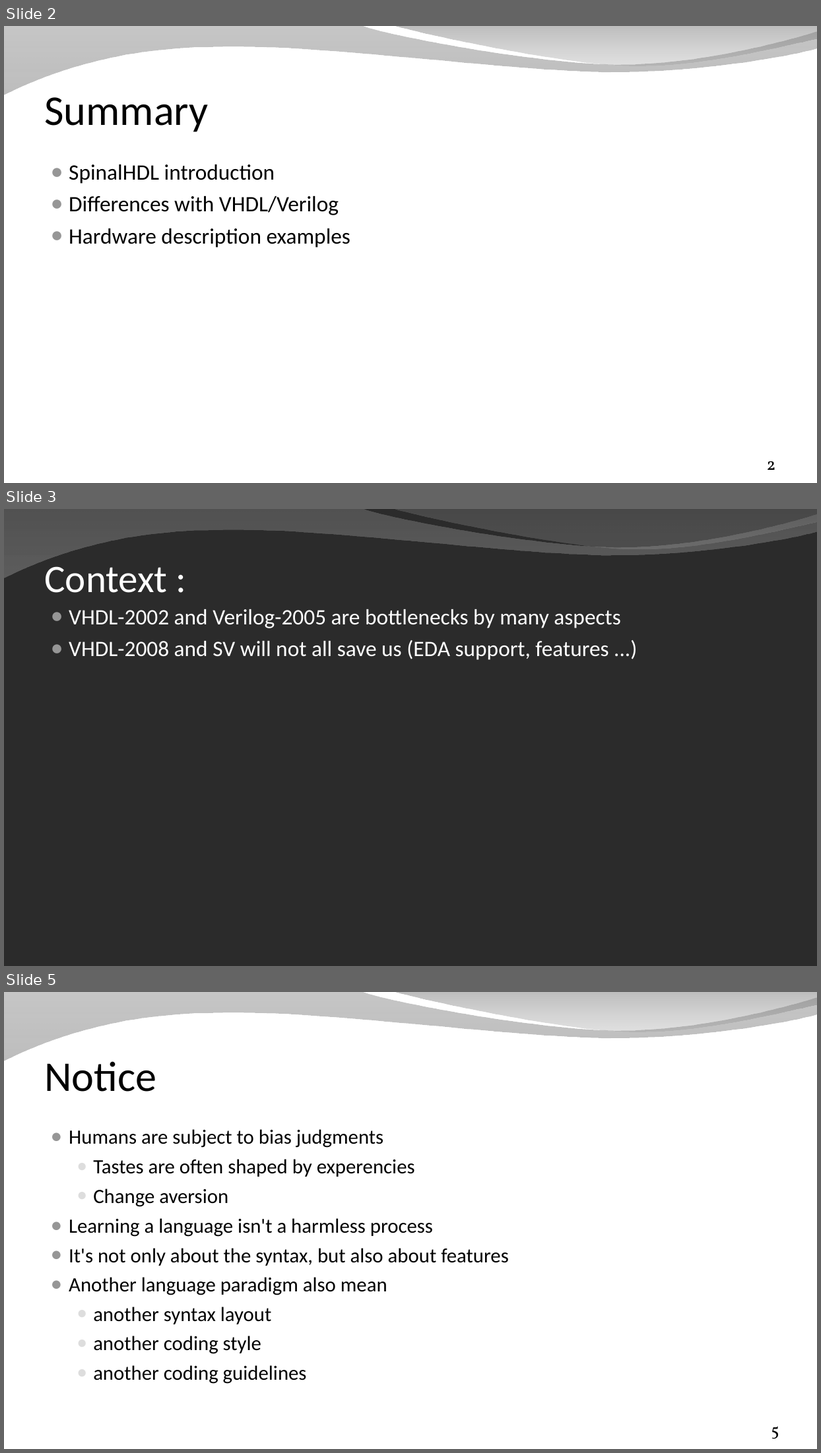
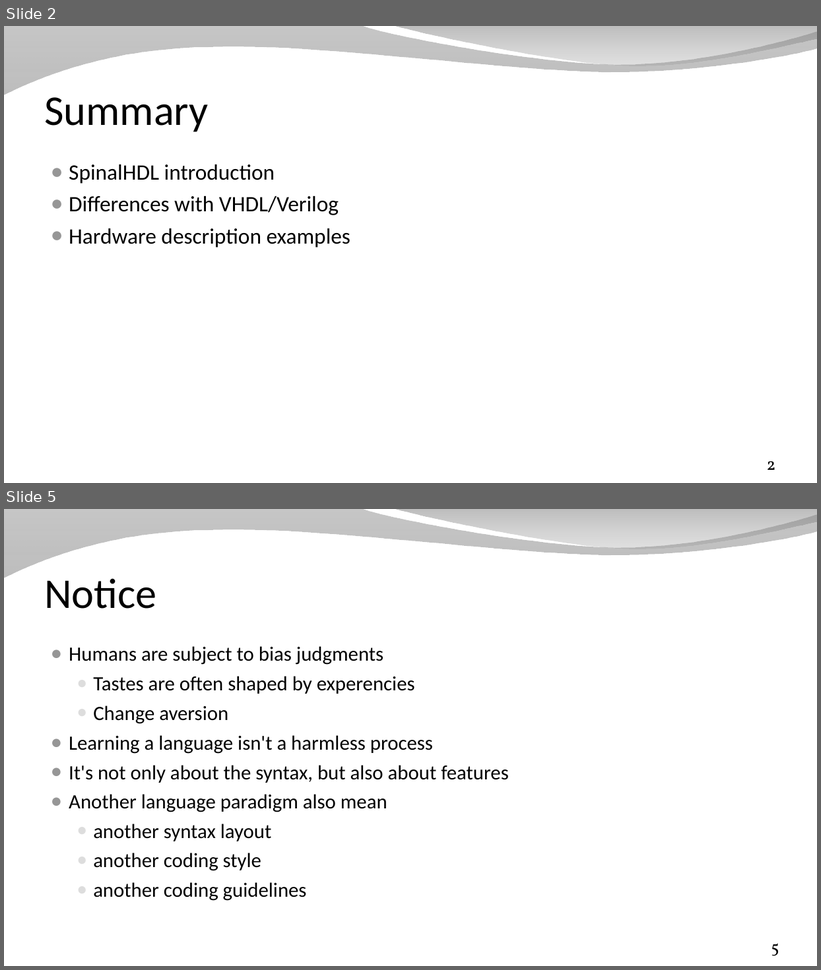
Before and after one commit to SpinalHDL/SpinalDoc, a slide deck: presentation/en/workshop/taste.odp. Shown one above the other, each under a label of ours: slides 2, 3 and 5 before the commit, slides 2 and 5 after it; the slides between them are not shown. The pictures are 821x1453 and 821x970 pixels, drawn with LibreOffice and Linux fonts; fonts in the diff are those of the drawing; background and template pictures are left out; a plain dark background stands for a picture behind light text. Boxes give left, top, right and bottom in pixels: in the first picture for what was removed or moved away, otherwise in the second. Text is boxed around its words. In the diff, an @@ line names an element or a change of style, - is before the commit and + after.

```diff
--- a/presentation/en/workshop/taste.odp
+++ b/presentation/en/workshop/taste.odp
@@ slide 3 removed at box(4, 509, 817, 966), background picture (left out); not listed: 2 template elements that a slide beside it also shows @@
@@ title removed at box(45, 566, 168, 593) @@
-Context :
@@ text removed at box(69, 609, 620, 660) @@
-● VHDL-2002 and Verilog-2005 are bottlenecks by many aspects
-● VHDL-2008 and SV will not all save us (EDA support, features ...)
```
Also in this commit, not shown: 4 slides changed, 3 slides added, 2 other files.
